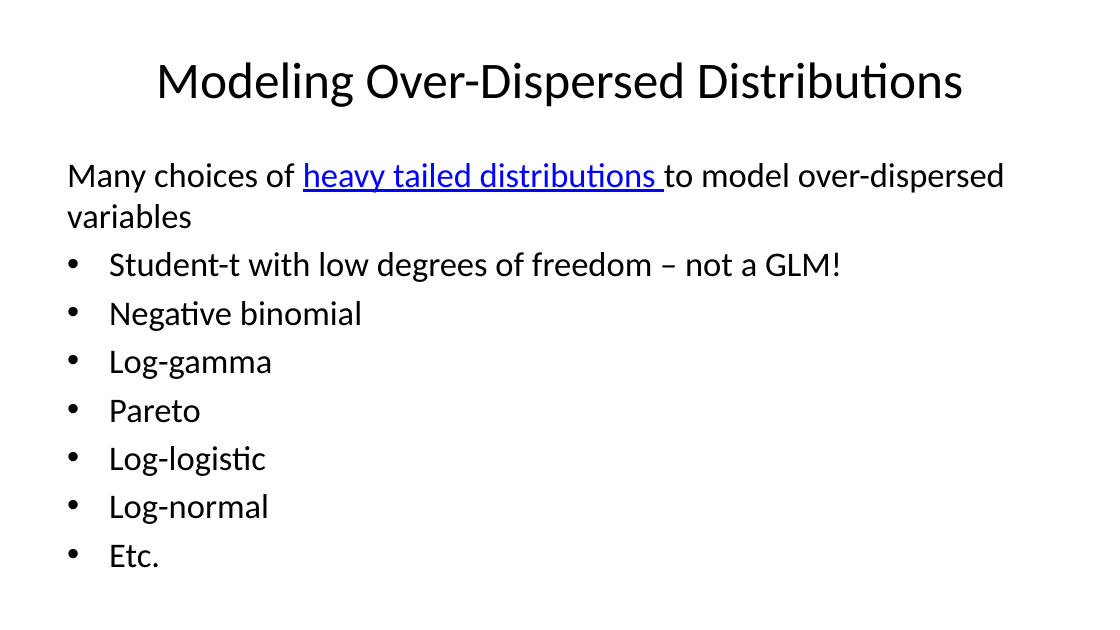
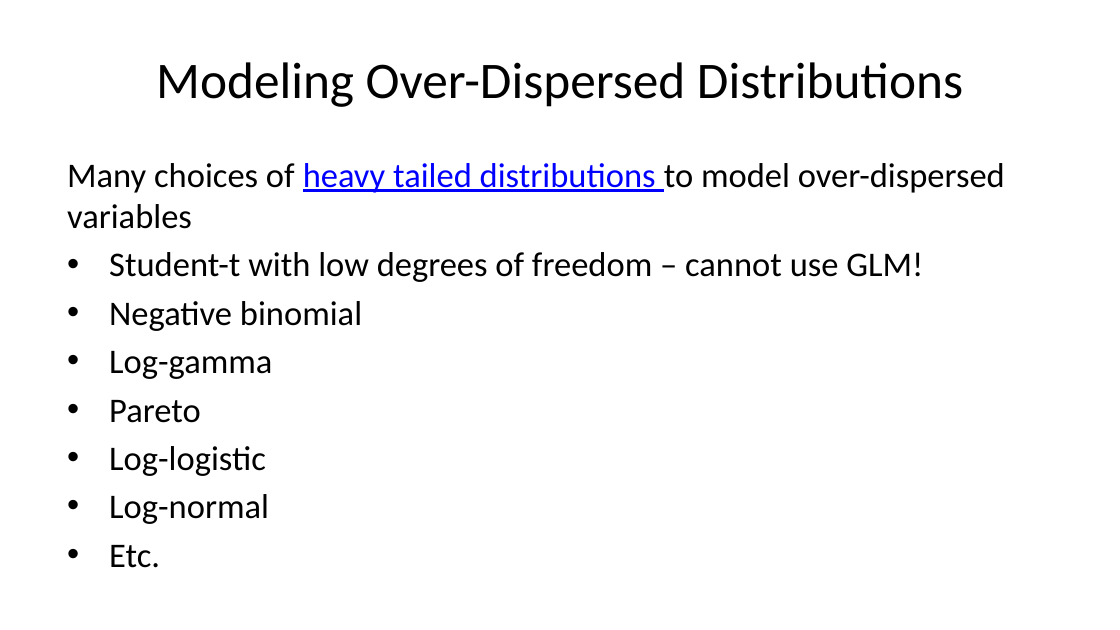
Before and after one commit to StephenElston/CSCI-E-83, a slide deck: slide 22 of LectureSlides/10b_ModelsFor OutliersAndOverdispersion.pptx. Drawn at 1120x630 pixels with LibreOffice and Linux fonts; fonts in the diff are those of the drawing. Boxes give left, top, right and bottom in pixels: in the first picture for what was removed or moved away, otherwise in the second. Text is boxed around its words. In the diff, an @@ line names an element or a change of style, - is before the commit and + after.

```diff
--- a/LectureSlides/10b_ModelsFor OutliersAndOverdispersion.pptx
+++ b/LectureSlides/10b_ModelsFor OutliersAndOverdispersion.pptx
@@ text at box(109, 252, 923, 282): text changed @@
-• Student-t with low degrees of freedom – not a GLM!
+• Student-t with low degrees of freedom – cannot use GLM!
```
Also in this commit, not shown: 10 other slides changed.
